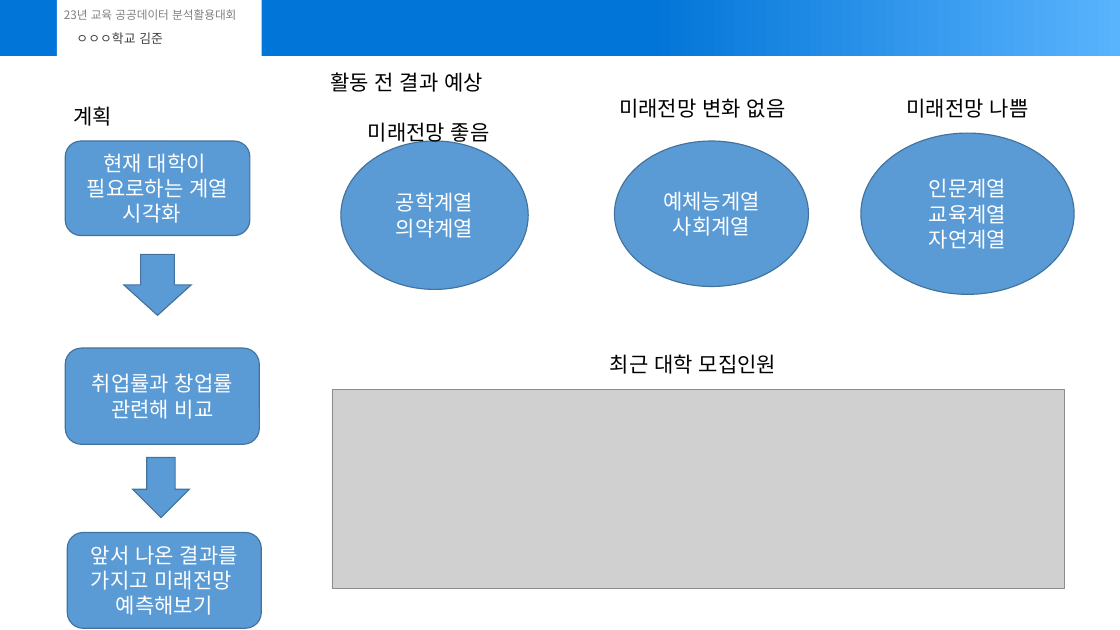
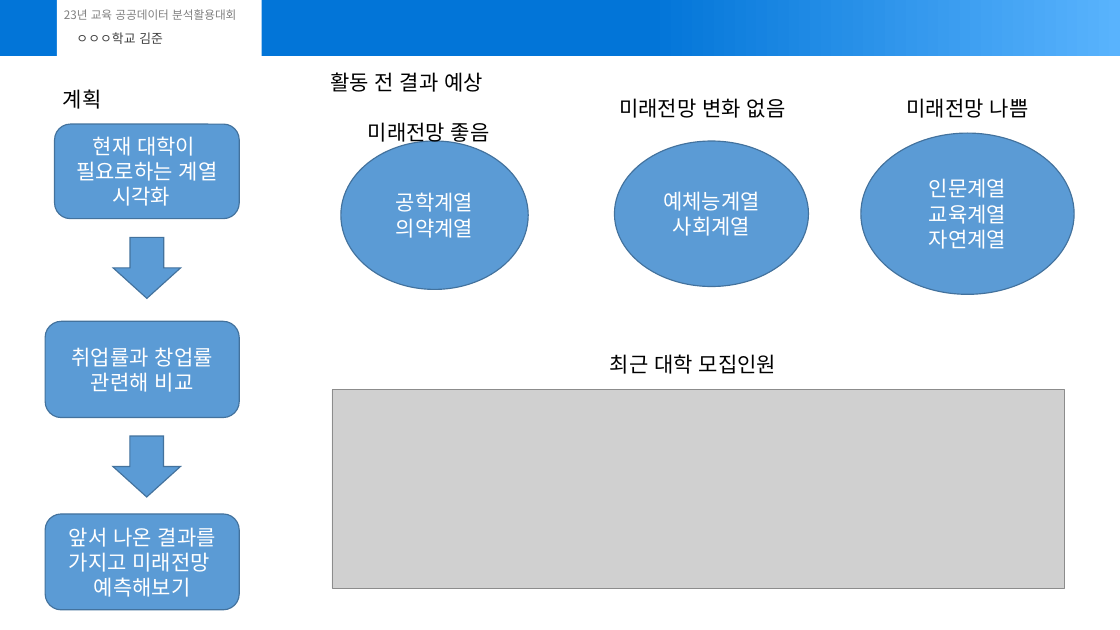
Before and after one commit to joon-11/23_dataAnalisysContestProject, a slide deck: slide 3 of submit (3).pptx. Drawn at 1120x630 pixels with LibreOffice and Linux fonts; fonts in the diff are those of the drawing; grey boxes stand for pictures. Boxes give left, top, right and bottom in pixels: in the first picture for what was removed or moved away, otherwise in the second. Text is boxed around its words. In the diff, an @@ line names an element or a change of style, - is before the commit and + after.

```diff
--- a/submit (3).pptx
+++ b/submit (3).pptx
@@ 1 text, 1 rounded rectangle, 1 down arrow moved together from (x1=66, y1=106, x2=250, y2=316) to (x1=55, y1=89, x2=239, y2=299) @@
@@ rounded rectangle "취업률과 창업률" moved from (x1=66, y1=348, x2=260, y2=444) to (x1=45, y1=322, x2=239, y2=418) @@
@@ down arrow resized from (x1=133, y1=458, x2=189, y2=518) to (x1=113, y1=436, x2=181, y2=497) @@
@@ rounded rectangle "앞서 나온 결과를" moved from (x1=67, y1=533, x2=261, y2=628) to (x1=45, y1=514, x2=239, y2=610) @@
```
Also in this commit, not shown: 3 other slides changed.
